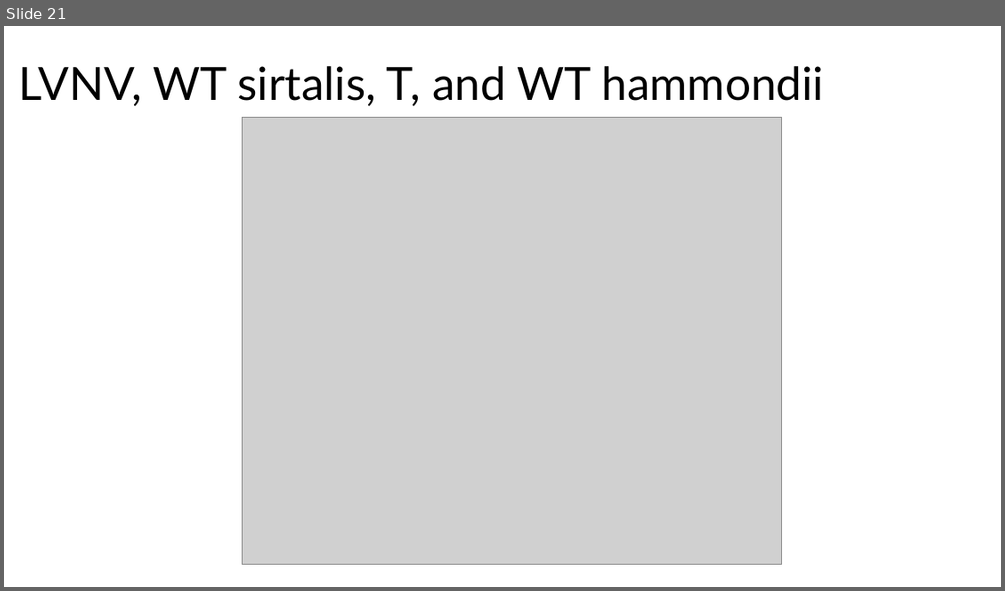
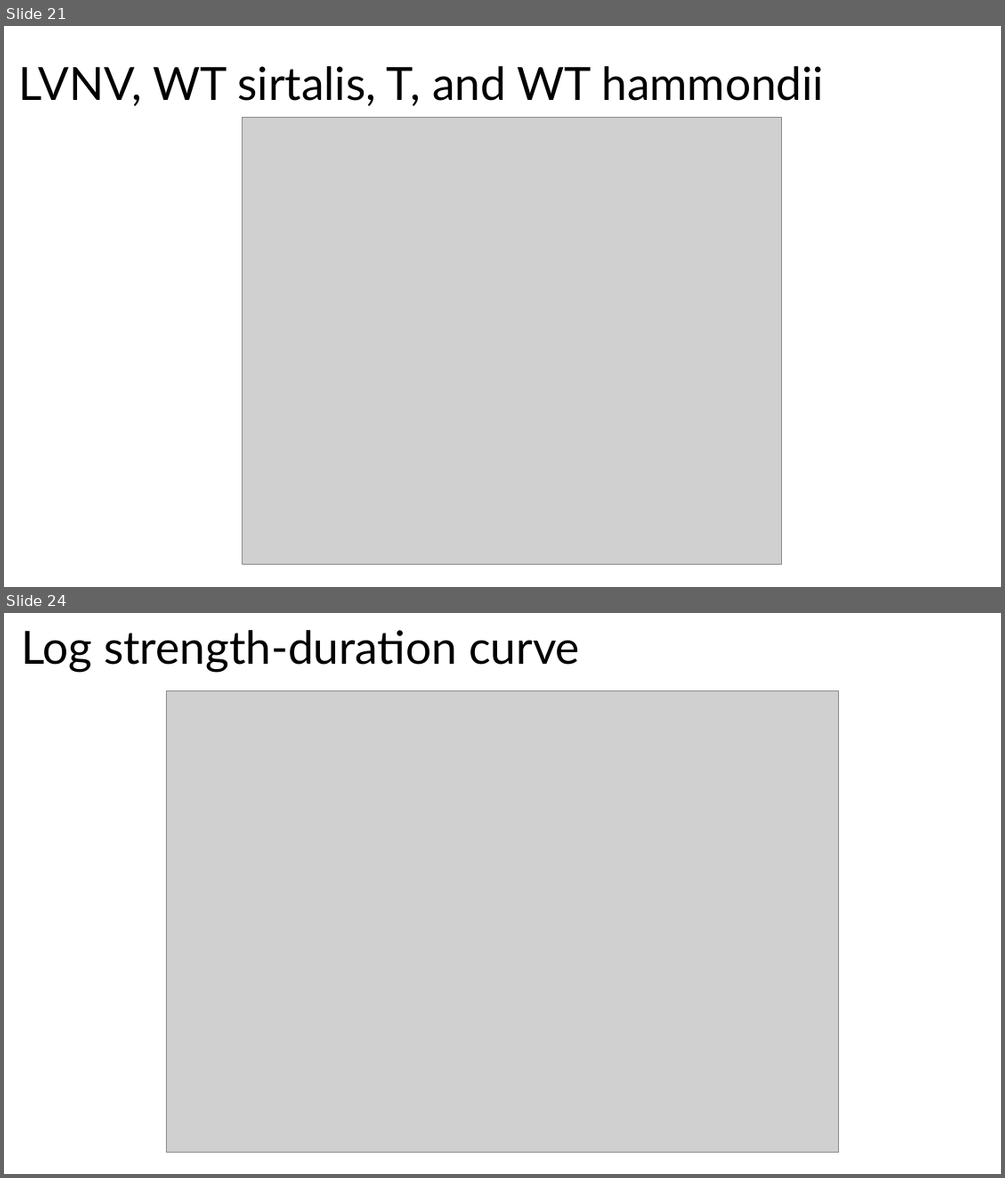
Before and after one commit to s-babish/tcouchii-tradeoff, a slide deck: Presentations/Draft plots for myography trade-off work.pptx. Shown one above the other, each under a label of ours: slide 21 before the commit, slides 21 and 24 after it; the slides between them are not shown. The pictures are 1005x591 and 1005x1178 pixels, drawn with LibreOffice and Linux fonts; fonts in the diff are those of the drawing; grey boxes stand for pictures. Boxes give left, top, right and bottom in pixels: in the first picture for what was removed or moved away, otherwise in the second. Text is boxed around its words. In the diff, an @@ line names an element or a change of style, - is before the commit and + after.

```diff
--- a/Presentations/Draft plots for myography trade-off work.pptx
+++ b/Presentations/Draft plots for myography trade-off work.pptx
@@ slide 24 added at [4, 613, 1001, 1174], background #FFFFFF @@
@@ title added at [21, 630, 580, 672], 44 pt, text #000000 @@
+Log strength-duration curve
@@ picture added at [166, 690, 840, 1153] @@
```
Also in this commit, not shown: 1 slide changed, 1 other slide added, 4 other files.
